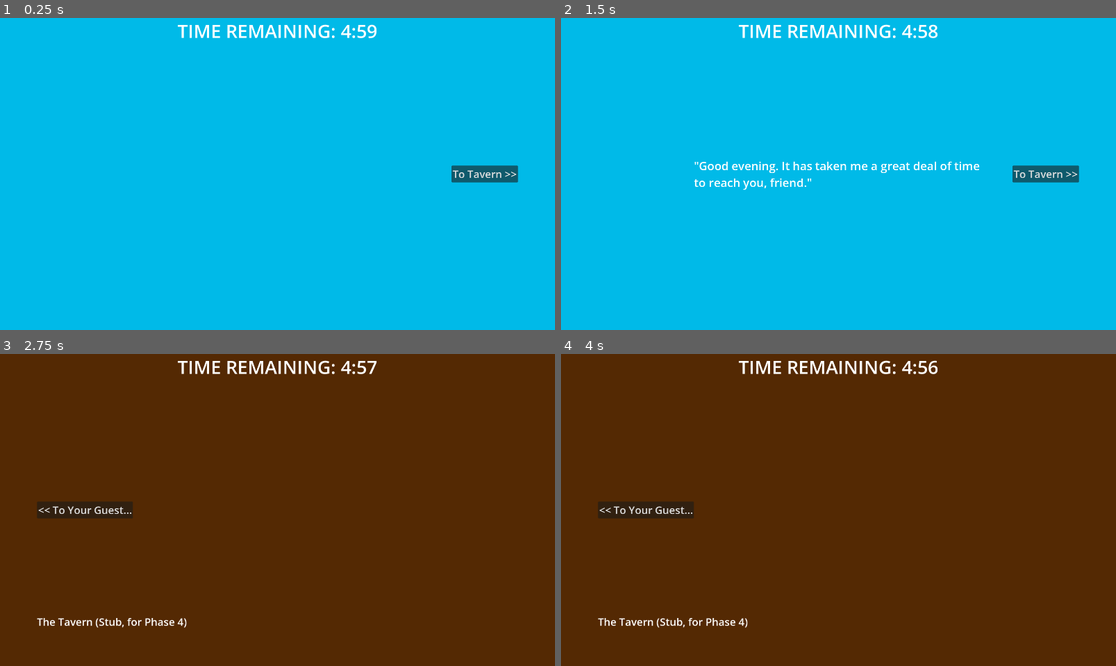
Above: before the commit, frames 1-4 (two rows, left to right).
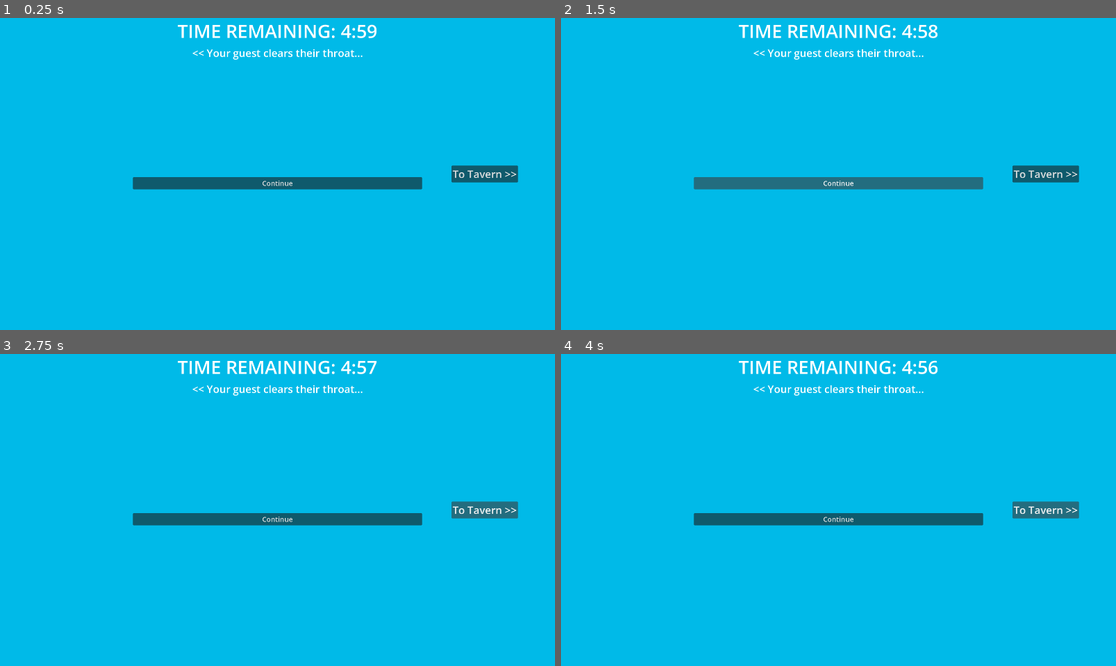
Above: after the commit, the same moments.

Repository: CMBadiuk/GMTK-26
Game: Godot game, scene res://scenes/main_scene.tscn
Same seed, same stepped clock (60 frames per second), same inputs: the game is played once before the commit and once after it.
Inputs (mouse positions are in pixels of both pictures, inside the frame that each line leads up to):
- Up to frame 1 (0.25 s): no input
- Up to frame 2 (1.5 s): click (838, 183) at 0.5 s, where only the run after the commit has a clickable "Continue"; click (838, 183) at 1.25 s, where only the run after the commit has a clickable "Continue"
- Up to frame 3 (2.75 s): click "To Tavern >>" at 2 s
- Up to frame 4 (4 s): click (644, 510) at 2.75 s, where only the run before the commit has a clickable "<< To Your Guest..."; click "To Tavern >>" at 3.5 s

The runs differ from the first frame. In frame 1, 2.4% of the frame differs, in the area x 23-77%, y 10-56%; in frame 2, 3.0%; in frame 3, 100%, in the area x 0-100%, y 0-100%; in frame 4, 100%.
Error before the commit: Invalid access to property or key 'pressed' on a base object of type 'null instance'. (res://scripts/dialogue_panel.gd:49)
Error after the commit: Parse Error: Value of type "Array[String]" cannot be assigned to a variable of type "String". (res://scripts/dialogue_panel.gd:104)

Commit message:
Phase 3 start of bug fixes

Diff:
--- a/resources/sections/section_01_arrival.tres
+++ b/resources/sections/section_01_arrival.tres
@@ -29,8 +29,19 @@
 fail_blocks = Array[String](["Ryat failure action/phrase 1", "Ryat failure action/phrase 2"])
 metadata/_custom_type_script = "uid://b2hfg3suqs6q8"
 
+[sub_resource type="Resource" id="Resource_u3xqu"]
+script = ExtResource("1_u3xqu")
+text = "[Heart] Something heartfelt"
+stat = "heart"
+difficulty = 18
+time_reward = 350.0
+regret_delta = -4.0
+success_blocks = Array[String](["Ryat success action/phrase 1", "Ryat success action/phrase 2"])
+fail_blocks = Array[String](["Ryat failure action/phrase 1", "Ryat failure action/phrase 2"])
+metadata/_custom_type_script = "uid://b2hfg3suqs6q8"
+
 [resource]
 script = ExtResource("1_udf2x")
 ryat_blocks = Array[String](["\"Good evening. It has taken me a great deal of time to reach you, friend.\"", "\"You may …(184 unchanged characters)…
-responses = Array[ExtResource("1_u3xqu")]([SubResource("Resource_rfgki"), SubResource("Resource_5ihvl"), SubResource("Resource_ytdbo"), null])
+responses = Array[ExtResource("1_u3xqu")]([SubResource("Resource_rfgki"), SubResource("Resource_5ihvl"), SubResource("Resource_ytdbo"), SubResource("Resource_u3xqu")])
 metadata/_custom_type_script = "uid://df04r43nwrjxo"
--- a/scenes/dialogue_panel.tscn
+++ b/scenes/dialogue_panel.tscn
@@ -53,3 +53,8 @@
 
 [node name="ResponseVBox" type="VBoxContainer" parent="VBox" unique_id=728849270]
 layout_mode = 2
+
+[node name="Continue" type="Button" parent="VBox" unique_id=600564673]
+layout_mode = 2
+theme_override_font_sizes/font_size = 24
+text = "Continue"
--- a/scripts/dialogue_panel.gd
+++ b/scripts/dialogue_panel.gd
@@ -101,10 +101,10 @@
 		GameState.add_time(res.time_reward)
 		if res.regret_delta != 0.0:
 			GameState.bump_stat("regret", res.regret_delta)
-	_ryat_text.text = res["result"]
-	_continue.text = ">"
-	_continue.show()
+	_ryat_text.text = res.success_blocks if success else res.fail_blocks
+	_result_i = 0
 	_state = SHOWING_RESULT
+	_show_result_block()
 
 func _show_result_block() -> void:
 	if _result_blocks.is_empty():
